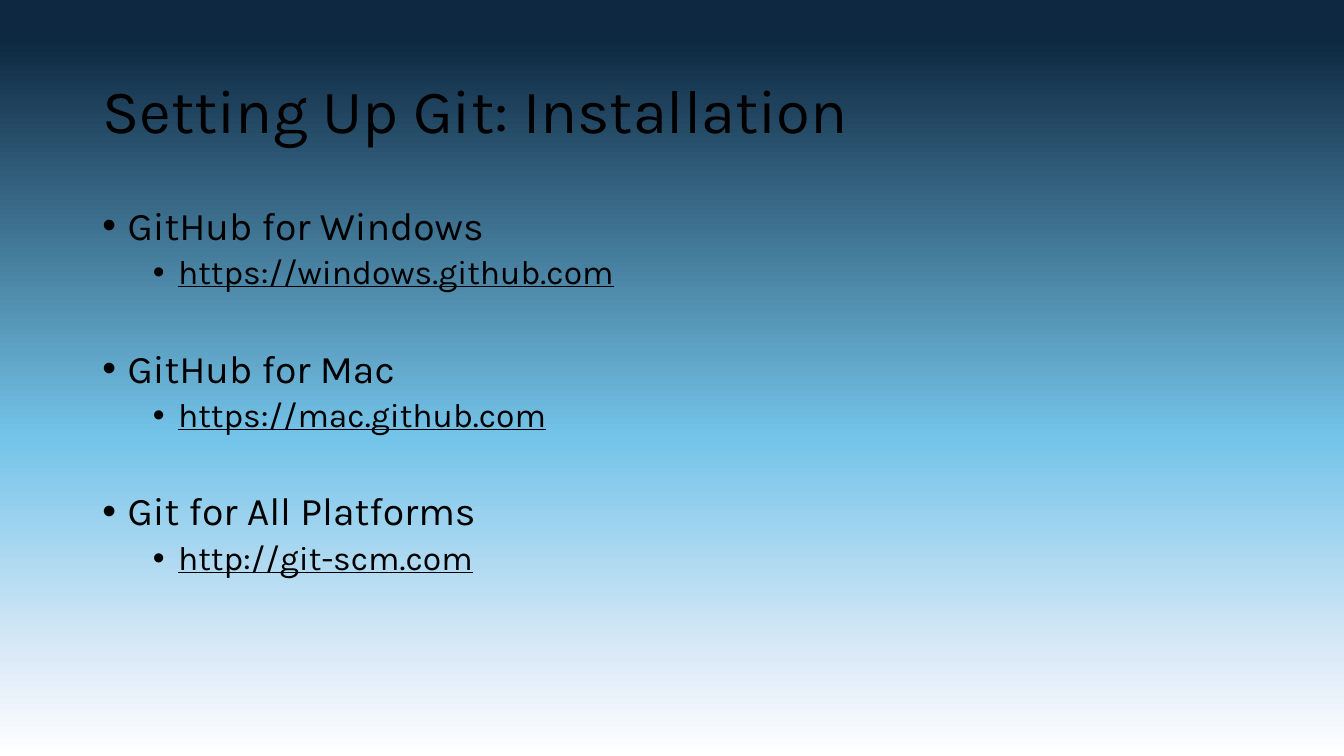
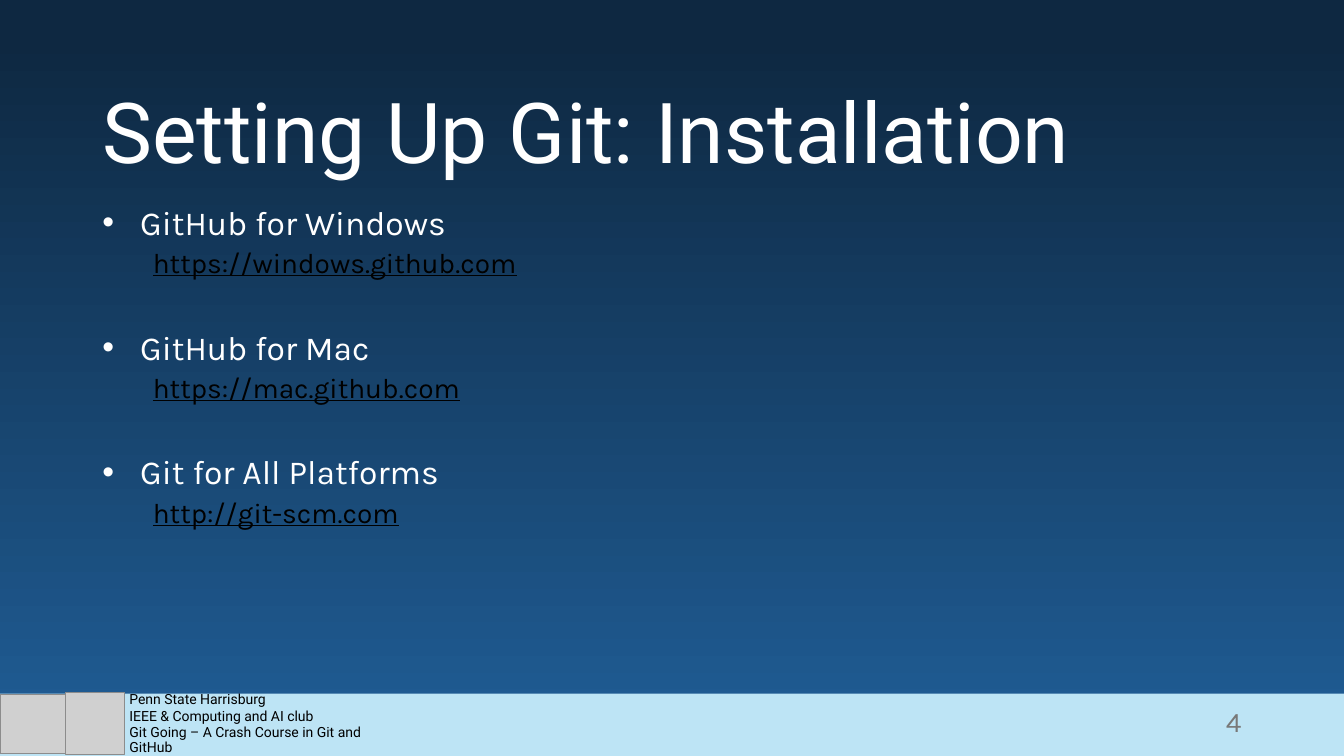
Before and after one commit to Blizzartnaut/GitHub-Tut, a slide deck: slide 4 of GitHub Basics.pptx. Drawn at 1344x756 pixels with LibreOffice and Linux fonts; fonts in the diff are those of the drawing; grey boxes stand for pictures. Boxes give left, top, right and bottom in pixels: in the first picture for what was removed or moved away, otherwise in the second. Text is boxed around its words. In the diff, an @@ line names an element or a change of style, - is before the commit and + after.

Commit message:
Styles suggestion

```diff
--- a/GitHub Basics.pptx
+++ b/GitHub Basics.pptx
@@ background gradient #0E2841 to #74C4E9 to #DCEAF7 to #FFFFFF to gradient #0E2841 to #205E97 @@
@@ text "Setting Up Git: Installation" at [102, 100, 1069, 181]: size 44 to 60 pt, font Karla to Roboto, text colour #000000 to #FFFFFF; vertical alignment middle to bottom @@
@@ text "GitHub for Windows" at [140, 212, 516, 530]: size 28 to 24 pt, text colour #000000 to #FFFFFF in "GitHub for Windows", "GitHub for Mac", "Git for All Platforms"; size 24 to 20 pt in "https://windows.github.com", "https://mac.github.com", "http://git-scm.com"; indent changed; bullet • to none @@
@@ rectangle added at [0, 694, 1344, 756], fill #BDE4F5 @@
@@ picture added at [0, 695, 66, 754] @@
@@ picture added at [66, 693, 124, 755] @@
@@ text added at [129, 691, 361, 752], 10 pt, text #000000 @@
+Penn State Harrisburg
+IEEE & Computing and AI club
+Git Going – A Crash Course in Git and GitHub
@@ page number added at [1226, 714, 1242, 732], 20 pt, text #797979 @@
+4
```
Also in this commit, not shown: 12 other slides changed.
